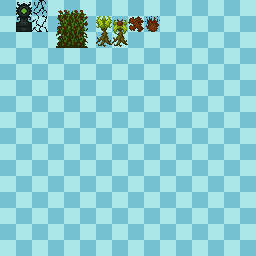
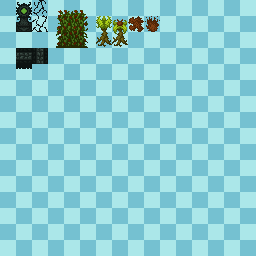
Layers edited between the first and the second 256 x 256 image:
renamed "Calque 1" to "Calque 2", painted on it over left=16, top=48, right=48, bottom=69
